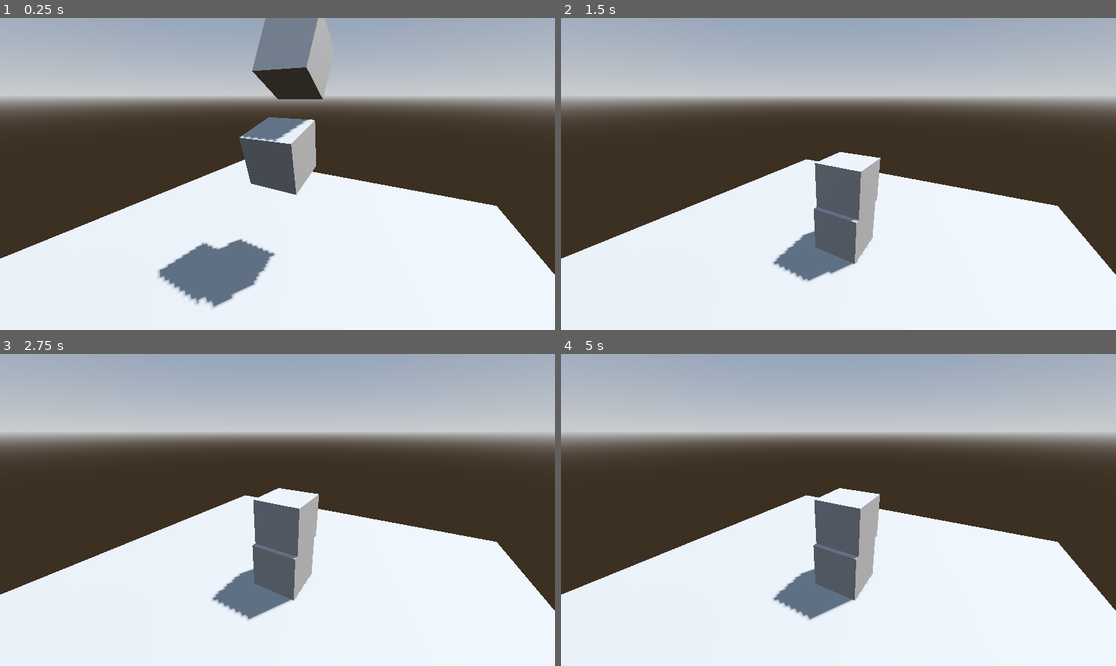
Above: before the commit, frames 1-4 (two rows, left to right).
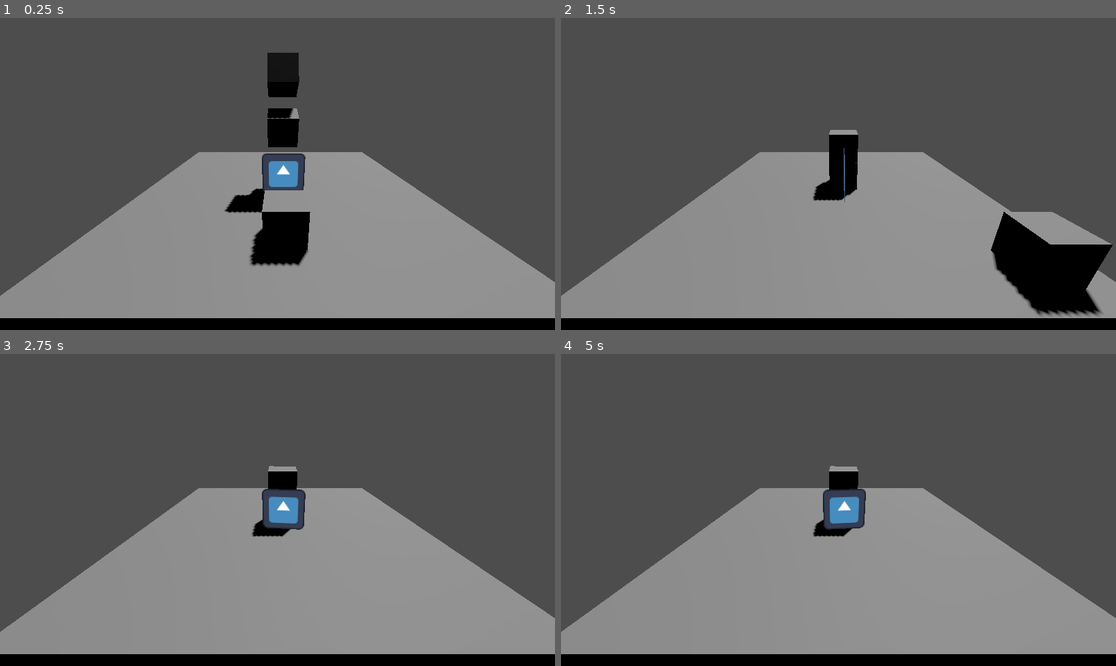
Above: after the commit, the same moments.

Repository: Hxhnsxn/Meow-Ware
Game: Godot game, scene res://gameScene.tscn
Same seed, same stepped clock (60 frames per second), same inputs: the game is played once before the commit and once after it. This scene is started directly instead of the project's main scene. The engine's default icon, where the game draws it, is replaced by a stand-in: a white triangle on a blue panel in a dark square.
Inputs:
- Up to frame 1 (0.25 s): no input
- Up to frame 2 (1.5 s): tap Enter (ui_accept) at 0.5, 0.6, 0.77, 1.07, 1.35 s; hold Right (ui_right) 0.53-1.28 s; hold Down (ui_down) from 1.28 s (still down)
- Up to frame 3 (2.75 s): tap Enter (ui_accept) at 1.52, 1.82, 2.1 s; release Down (ui_down) at 2.03 s; hold Right (ui_right) from 2.03 s (still down)
- Up to frame 4 (5 s): release Right (ui_right) at 2.78 s; hold Up (ui_up) 2.78-3.53 s; tap Enter (ui_accept) at 2.85, 3.02, 3.32, 3.5, 3.6, 3.77, 4.07, 4.35, 4.52, 4.82 s; hold Left (ui_left) from 3.53 s (still down)

The runs differ from the first frame. In frame 1, 96% of the frame differs, in the area x 0-100%, y 0-100%; in frame 2, 97%; in frame 3, 97%; in frame 4, 97%.

Commit message:
added spinning icon and player movement to practice game

Diff:
--- /dev/null
+++ b/Subway Surfers/mavis.gd
@@ -0,0 +1,28 @@
+extends CharacterBody3D
+
+
+const SPEED = 5.0
+const JUMP_VELOCITY = 4.5
+
+
+func _physics_process(delta: float) -> void:
+	# Add the gravity.
+	if not is_on_floor():
+		velocity += get_gravity() * delta
+
+	# Handle jump.
+	if Input.is_action_just_pressed("ui_accept") and is_on_floor():
+		velocity.y = JUMP_VELOCITY
+
+	# Get the input direction and handle the movement/deceleration.
+	# As good practice, you should replace UI actions with custom gameplay actions.
+	var input_dir := Input.get_vector("ui_left", "ui_right", "ui_up", "ui_down")
+	var direction := (transform.basis * Vector3(input_dir.x, 0, input_dir.y)).normalized()
+	if direction:
+		velocity.x = direction.x * SPEED
+		velocity.z = direction.z * SPEED
+	else:
+		velocity.x = move_toward(velocity.x, 0, SPEED)
+		velocity.z = move_toward(velocity.z, 0, SPEED)
+
+	move_and_slide()
--- /dev/null
+++ b/Subway Surfers/mavis.tscn
@@ -0,0 +1,16 @@
+[gd_scene load_steps=4 format=3 uid="uid://dxlw3t3y5ohrb"]
+
+[ext_resource type="Script" uid="uid://dc4lkvgfgmjqr" path="res://Subway Surfers/mavis.gd" id="1_8rs0u"]
+
+[sub_resource type="BoxMesh" id="BoxMesh_ynyws"]
+
+[sub_resource type="BoxShape3D" id="BoxShape3D_8rs0u"]
+
+[node name="Mavis" type="CharacterBody3D"]
+script = ExtResource("1_8rs0u")
+
+[node name="MeshInstance3D" type="MeshInstance3D" parent="."]
+mesh = SubResource("BoxMesh_ynyws")
+
+[node name="CollisionShape3D" type="CollisionShape3D" parent="."]
+shape = SubResource("BoxShape3D_8rs0u")
--- a/gameScene.tscn
+++ b/gameScene.tscn
@@ -1,19 +1,9 @@
 [gd_scene load_steps=7 format=3 uid="uid://dldntde3raks5"]
 
 [ext_resource type="PackedScene" uid="uid://butdmdnjmskuu" path="res://Subway Surfers/box.tscn" id="1_snd1y"]
-
-[sub_resource type="ProceduralSkyMaterial" id="ProceduralSkyMaterial_7o08m"]
-sky_horizon_color = Color(0.662243, 0.671743, 0.686743, 1)
-ground_horizon_color = Color(0.662243, 0.671743, 0.686743, 1)
-
-[sub_resource type="Sky" id="Sky_k15wb"]
-sky_material = SubResource("ProceduralSkyMaterial_7o08m")
-
-[sub_resource type="Environment" id="Environment_ybgqn"]
-background_mode = 2
-sky = SubResource("Sky_k15wb")
-tonemap_mode = 2
-glow_enabled = true
+[ext_resource type="PackedScene" uid="uid://dxlw3t3y5ohrb" path="res://Subway Surfers/mavis.tscn" id="2_7o08m"]
+[ext_resource type="Texture2D" uid="uid://d11rqvmiornq4" path="res://icon.svg" id="3_k15wb"]
+[ext_resource type="Script" uid="uid://b3dipi6ormp4d" path="res://icon.gd" id="4_ybgqn"]
 
 [sub_resource type="BoxMesh" id="BoxMesh_h4xy8"]
 size = Vector3(10, 0.5, 10)
@@ -23,11 +13,8 @@
 
 [node name="Node3D" type="Node3D"]
 
-[node name="WorldEnvironment" type="WorldEnvironment" parent="."]
-environment = SubResource("Environment_ybgqn")
-
 [node name="DirectionalLight3D" type="DirectionalLight3D" parent="."]
-transform = Transform3D(-0.866023, -0.433016, 0.250001, 0, 0.499998, 0.866027, -0.500003, 0.749999, -0.43301, 0, 3.18833, 0)
+transform = Transform3D(-0.866023, -0.433016, 0.250001, 0, 0.499998, 0.866027, -0.500003, 0.749999, -0.43301, 0, 0, 0)
 shadow_enabled = true
 
 [node name="floor" type="StaticBody3D" parent="."]
@@ -41,10 +28,20 @@
 shape = SubResource("BoxShape3D_snd1y")
 
 [node name="Camera3D" type="Camera3D" parent="."]
-transform = Transform3D(0.866025, -0.180715, 0.4662, 0, 0.9324, 0.361429, -0.5, -0.313007, 0.807482, 1.82245, 3.75209, 3.31088)
+transform = Transform3D(1, -7.4139e-08, 2.26966e-07, -1.29048e-08, 0.9324, 0.361429, -2.38419e-07, -0.361429, 0.9324, -0.17755, 3.75209, 7.14509)
 
-[node name="block1" parent="." instance=ExtResource("1_snd1y")]
+[node name="blocks" type="Node3D" parent="."]
+
+[node name="block1" parent="blocks" instance=ExtResource("1_snd1y")]
 transform = Transform3D(1, 0, 0, 0, 0.965926, -0.258819, 0, 0.258819, 0.965926, 0, 3, 0)
 
-[node name="block2" parent="." instance=ExtResource("1_snd1y")]
+[node name="block2" parent="blocks" instance=ExtResource("1_snd1y")]
 transform = Transform3D(1, 0, 0, 0, 0.886543, 0.462646, 0, -0.462646, 0.886543, 0, 4.63381, -0.514897)
+
+[node name="Mavis" parent="." instance=ExtResource("2_7o08m")]
+transform = Transform3D(1, 0, 0, 0, 1, 0, 0, 0, 1, 0, 1, 3)
+
+[node name="icon" type="Sprite3D" parent="."]
+transform = Transform3D(1, 0, 0, 0, 1, 0, 0, 0, 1, 0, 1.53695, 1.41392)
+texture = ExtResource("3_k15wb")
+script = ExtResource("4_ybgqn")
--- /dev/null
+++ b/icon.gd
@@ -0,0 +1,33 @@
+extends Sprite3D
+
+var coins = 5 # holds int value to descirbe the number of coins
+var player_name = "robot" # hold str value to descibe the texture of the coin
+var hearts = 3.5 # hold floar alue for the amount of lives it has
+const SPEED = 2 # immutable int to describe the speed
+var x = coins + SPEED
+var is_godot_awesome = true
+var is_key_collected = false
+
+# Called when the node enters the scene tree for the first time.
+func _ready() -> void:
+	print(add_these_numebrs(5, 6))
+
+# Called every frame. 'delta' is the elapsed time since the previous frame.
+func _process(delta: float) -> void:
+	#minion()
+	process_inputs()
+	pass
+
+
+func minion():
+	print("BANANA!")
+
+func add_these_numebrs(x: int, y: int):
+	var sum = x + y
+	return sum
+
+func process_inputs() -> void:
+	if Input.is_action_pressed("ui_left"):
+		rotate_y(deg_to_rad(-SPEED))
+	elif Input.is_action_pressed("ui_right"):
+		rotate_y(deg_to_rad(SPEED))
Not shown, added: Subway Surfers/mavis.gd.uid
Not shown, added: icon.gd.uid
Not shown, changed: icon.svg.import
